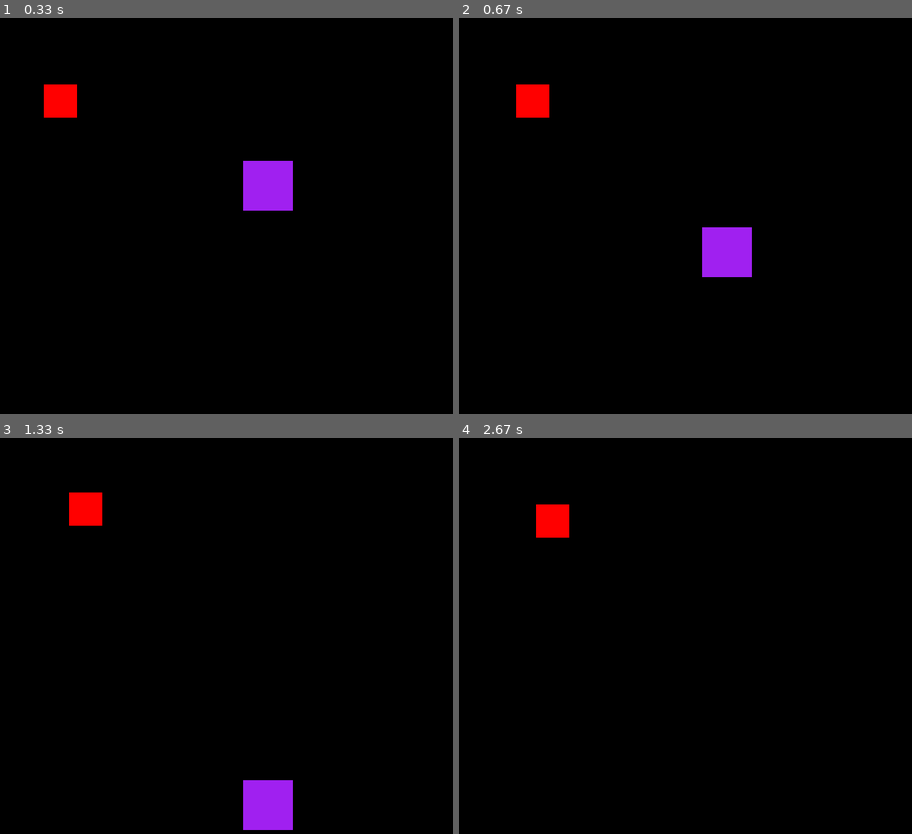
Above: before the commit, frames 1-4 (two rows, left to right).
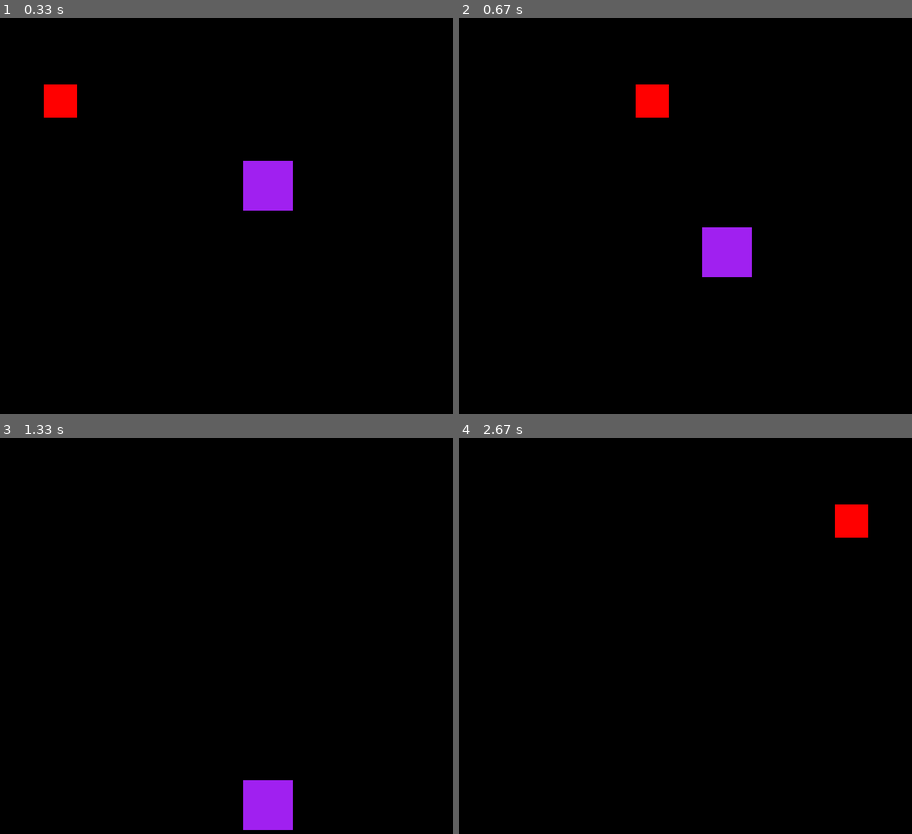
Above: after the commit, the same moments.

Repository: FRANCISCODANIEL03/Proyectos-PYTHON
Game: pygame game, started from JUEGO/pygame1.py
The game is run twice, just before and just after one commit, with the same random seed, the same clock (stepped at 60 frames per second) and the same inputs.
Inputs:
- Up to frame 1 (0.33 s): no input
- Up to frame 2 (0.67 s): hold D from 0.33 s (still down)
- Up to frame 3 (1.33 s): release D at 0.8 s; hold W 0.83-1.13 s; hold D from 1.17 s (still down)
- Up to frame 4 (2.67 s): release D at 1.63 s; hold S 2.23-2.53 s; hold A from 2.57 s (still down)

Frame 1 is identical in both runs. In frame 2, 1.2% of the frame differs, in the area x 12-47%, y 16-26%; in frame 3, 0.6%; in frame 4, 1.2%.

Commit message:
change velocity

Diff:
--- a/JUEGO/personaje.py
+++ b/JUEGO/personaje.py
@@ -6,7 +6,7 @@
         self.y = y
         self.ancho = 50
         self.alto = 50
-        self.velocidad = 1
+        self.velocidad = 10
         self.color = "red"
         self.rect = pygame.Rect(self.x, self.y, self.ancho, self.alto)
 
